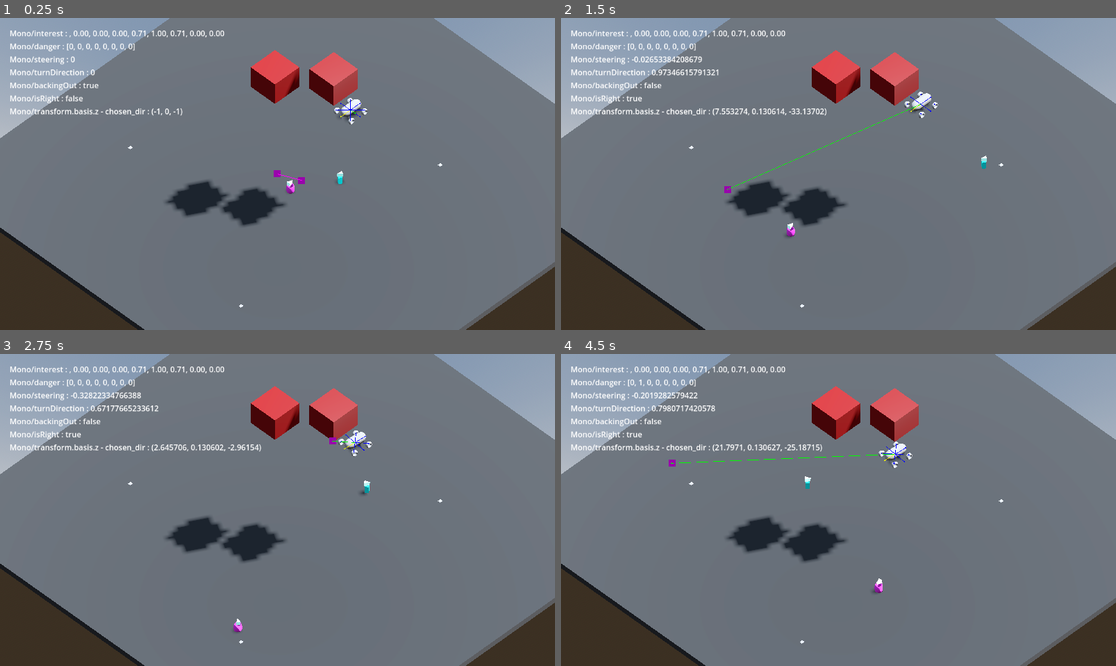
Above: before the commit, frames 1-4 (two rows, left to right).
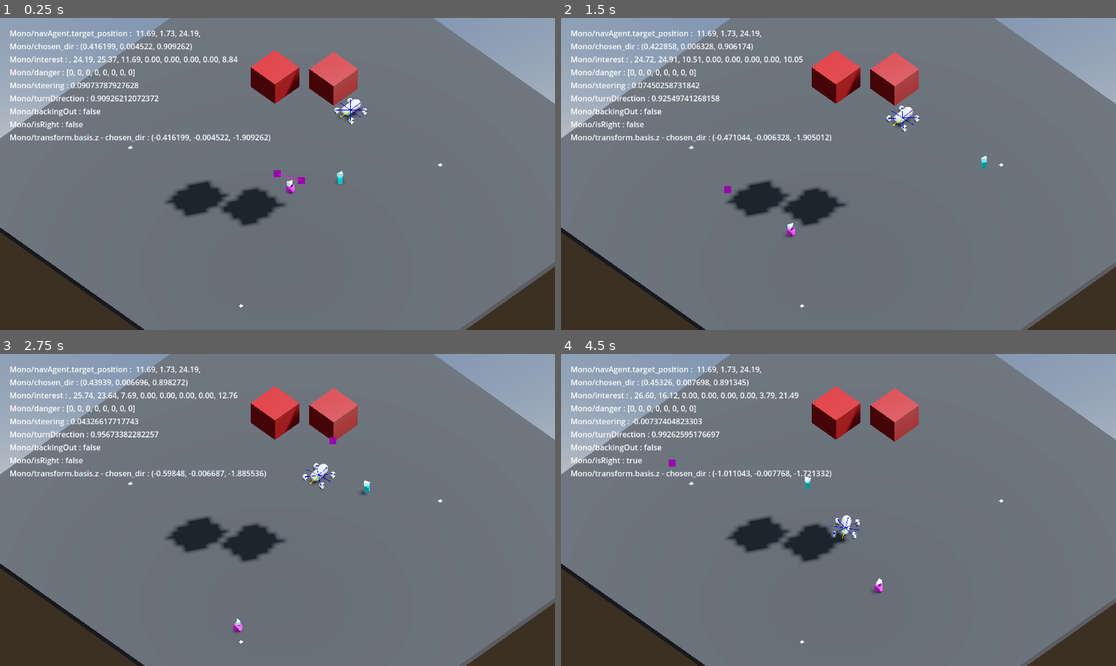
Above: after the commit, the same moments.

Repository: gparlakov/context_based_steering_test
Game: Godot game, scene res://navmesh_chhunks_demo_3d.tscn
Two runs of this game, one before a commit and one after it. Both use one fixed random seed, a clock stepped at 60 frames per second and the inputs below.
Inputs (mouse positions are in pixels of both pictures, inside the frame that each line leads up to):
- Up to frame 1 (0.25 s): no input
- Up to frame 2 (1.5 s): move the mouse to (960, 158) at 0.52 s; click (960, 158) at 0.67 s; move the mouse to (727, 189) at 1.27 s; click (727, 189) at 1.42 s
- Up to frame 3 (2.75 s): move the mouse to (333, 441) at 2.02 s; click (333, 441) at 2.17 s
- Up to frame 4 (4.5 s): move the mouse to (810, 572) at 2.77 s; click (810, 572) at 2.92 s; move the mouse to (1005, 556) at 3.52 s; click (1005, 556) at 3.67 s; move the mouse to (672, 463) at 4.27 s; click (672, 463) at 4.42 s

The runs differ from the first frame. In frame 1, 2.4% of the frame differs, in the area x 1-65%, y 4-40%; in frame 2, 3.1%; in frame 3, 3.0%; in frame 4, 3.1%, in the area x 1-64%, y 4-60%.

Commit message:
taking the first waypoint
But not switching to the next...

Also - sharp turns make it look like we'll need a path to follow... :(

OR use the NavAgent and follow it's directions b/c it will know the following
But it will take to the exact waypoint and no further...

Diff:
--- a/mono.gd
+++ b/mono.gd
@@ -43,6 +43,11 @@
 
 	# debug
 	debug.draw.add_vector(self, func(): return chosen_dir)
+	debug.draw.add_property(self, "navAgent.target_position", func():
+		var t = navAgent.target_position
+		return " %.2f, %.2f, %.2f," % [t.x, t.y, t.z]
+	)
+	debug.draw.add_property(self, "chosen_dir")
 	debug.draw.add_property(self, "interest", func(): return interest.reduce(func(acc, i): return acc + ", %.2f" % i, ""))
 	# debug.draw.add_property(self, "linear_velocity")
 	# debug.draw.add_property(self, "timer_nice", func(): return "%.2f" % timer.time_left)
@@ -100,11 +105,12 @@
 
 func set_interest():
 	## when the navigation is finished and owner
-	if(navAgent.is_navigation_finished() && owner and owner.has_method("get_next_position") && false):
+	if(navAgent.is_navigation_finished() && owner and owner.has_method("get_next_position")):
+		navAgent.target_position = owner.get_next_position(self)
 
-		var path_direction = owner.get_next_position(self)
+	if(navAgent.target_position && navAgent.target_position != Vector3.ZERO):
 		for i in num_rays:
-			var d = ray_directions[i].dot(path_direction)
+			var d = ray_directions[i].dot(navAgent.target_position)
 			interest[i] = max(0, d)
 	# If no world path, use default interest
 	else:
@@ -129,15 +135,15 @@
 		danger[i] = 1.0 if result else 0.0
 
 func choose_direction():
-# 	# Eliminate interest in slots with danger
-# 	for i in num_rays:
-# 		if danger[i] > 0.0:
-# 			interest[i] = 0.0
-# 	# Choose direction based on remaining interest
-	chosen_dir = -(global_transform.origin - owner.path_start_position) if owner && owner.path_start_position else Vector3.RIGHT
-# 	for i in num_rays:
-# 		chosen_dir += ray_directions[i] * interest[i]
-# 	chosen_dir = chosen_dir.normalized()
+	# Eliminate interest in slots with danger
+	for i in num_rays:
+		if danger[i] > 0.0:
+			interest[i] = 0.0
+	# Choose direction based on remaining interest
+	chosen_dir = -(global_transform.origin - navAgent.target_position) if navAgent.target_position else Vector3.RIGHT
+	for i in num_rays:
+		chosen_dir += ray_directions[i] * interest[i]
+	chosen_dir = chosen_dir.normalized()
 
 
 
--- a/navmesh_chhunks_demo_3d.gd
+++ b/navmesh_chhunks_demo_3d.gd
@@ -200,8 +200,8 @@
 
 func get_next_position(node: Variant) -> Vector3:
 	if(!currentCheckpointByNode.has(node)):
-		currentCheckpoint.set(node, 0)
+		currentCheckpointByNode[node] = 0
 	var current = currentCheckpointByNode.get(node) as int
 	var next = wrap(current + 1, 0, 3)
-	currentCheckpoint.set(node, next)
-	return checkpoints[next]
+	currentCheckpointByNode[node] = next
+	return checkpoints[next].global_transform.origin
